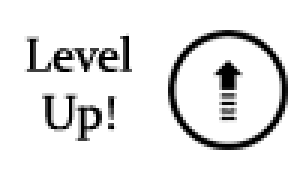
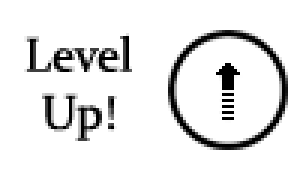
Layered file, before and after one edit (300x180). Changes by layer:
painted on "Camada 2" over [213, 60, 243, 123]
hid "Camada 1", painted on it over [213, 60, 243, 123]
